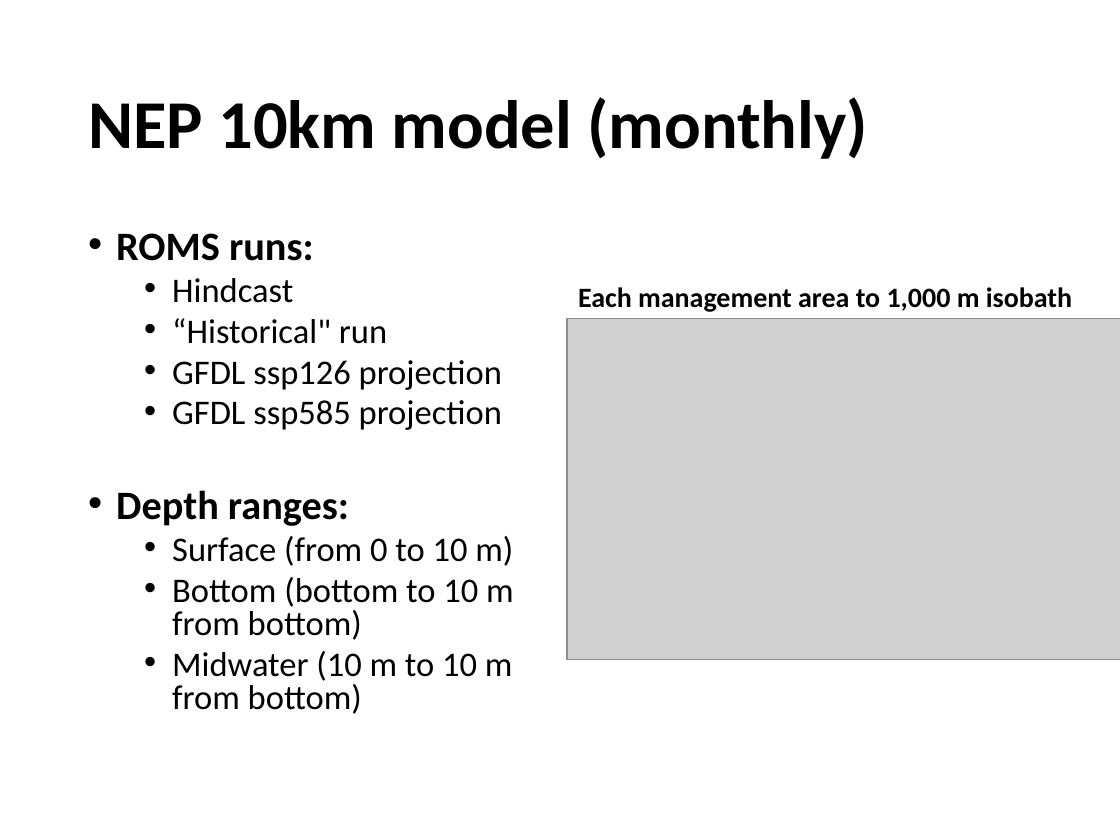
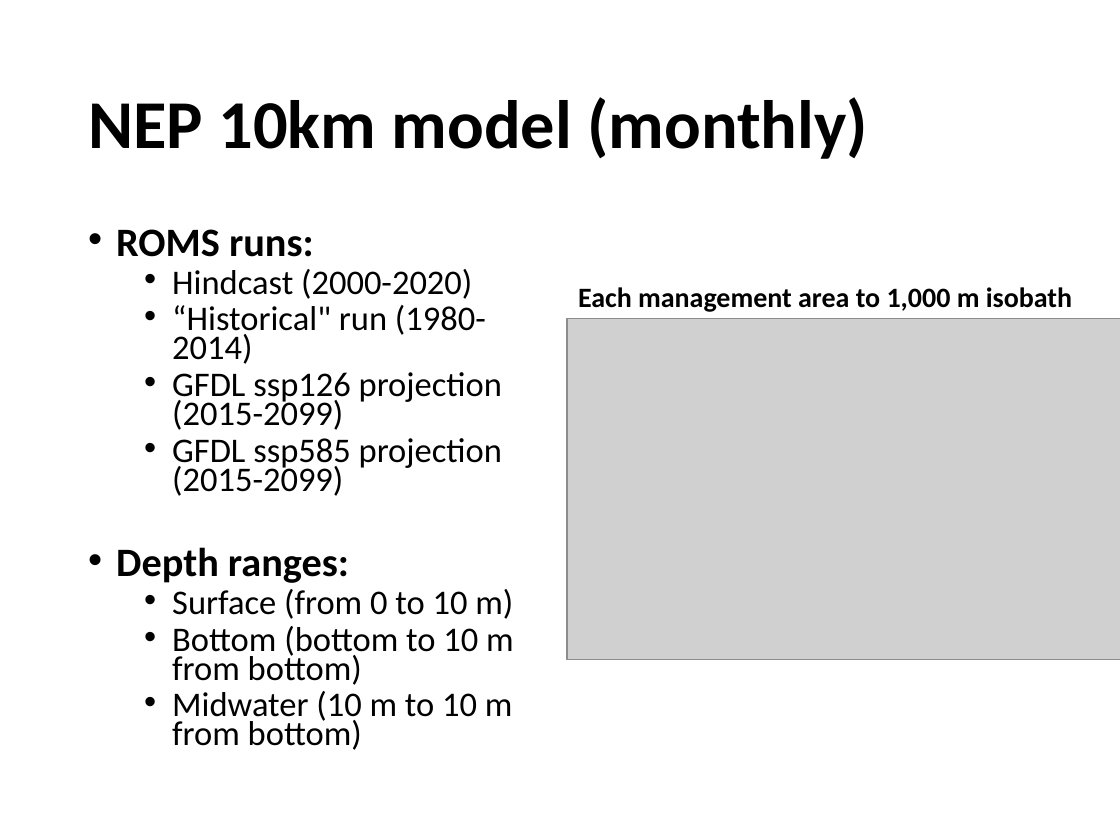
Before and after one commit to biadias/ROMS_to_Index, a slide deck: slide 1 of Index presentation 1-12-2023-.pptx. Drawn at 1120x840 pixels with LibreOffice and Linux fonts; fonts in the diff are those of the drawing; grey boxes stand for pictures. Boxes give left, top, right and bottom in pixels: in the first picture for what was removed or moved away, otherwise in the second. Text is boxed around its words. In the diff, an @@ line names an element or a change of style, - is before the commit and + after.

```diff
--- a/Index presentation 1-12-2023-.pptx
+++ b/Index presentation 1-12-2023-.pptx
@@ text at box(116, 229, 514, 750): line spacing 0.8 to 0.7 @@
@@ text at box(172, 269, 502, 496): text changed @@
-  • Hindcast
-  • “Historical" run
-  • GFDL ssp126 projection
-  • GFDL ssp585 projection
+  • Hindcast (2000-2020)
+  • “Historical" run (1980-2014)
+  • GFDL ssp126 projection (2015-2099)
+  • GFDL ssp585 projection (2015-2099)
```
Also in this commit, not shown: 1 other slide changed, 2 slides added.
